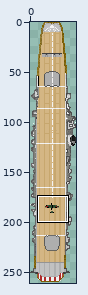
Sprite sheet -- Res/Japan/AircraftCarrier/Tahio.png. Above, an overview of the earlier version with the close-up marked.
Close-up. Old version:
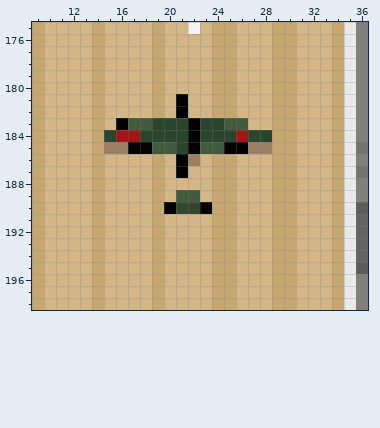
The file is 46x261 pixels. Colours within 5 levels of each other are drawn and written as one. Shown: x 9..36, y 175..198.
The same view after the edit:
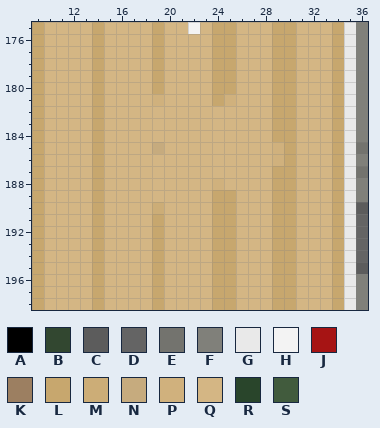
Palette (. is transparent): A #000000  B #324730  C #5c5c5c  D #646464  E #73736e  F #80807a  G #e9e9e9  H #f3f3f3  J #a61414  K #9c7f61  L #c7a76e  M #ccad77  N #c6ab7e  P #d0b17d  Q #d4b684  R #29452b  S #415b3d
The author wrote: Aggiunti Aerei alla Tahio
The edit:
Colour L becomes colour M in row 190 at x 19.
Colour S becomes colour N in row 185 at x 19.
Colour L becomes colour P in row 181 at x 19 and 25; in rows 185 to 186 at x 29; in row 188 at x 24.
Colour A becomes colour Q in rows 181 to 182 at x 21; in row 183 at x 16 and 22; in row 184 at x 22; in row 185 at x 17 to 18, 22 and 25 to 26; in rows 186 to 187 at x 21; in row 190 at x 20 and 23.
Colour B becomes colour Q in row 190 at x 21 to 22.
Colour J becomes colour Q in row 184 at x 16 to 17 and 26.
Colour K becomes colour Q in row 185 at x 15 to 16 and 27 to 28; in row 186 at x 22.
Colour L becomes colour Q in row 182 at x 19 and 24 to 25; in rows 186 to 187 at x 19 and 24 to 25; in row 188 at x 19 and 25; in row 189 at x 19.
Colour R becomes colour Q in row 183 at x 19 to 21 and 23 to 24; in row 184 at x 15, 18 to 21, 23 to 25 and 27 to 28; in row 185 at x 21.
Colour S becomes colour Q in row 183 at x 17 to 18 and 25 to 26; in row 185 at x 20 and 23 to 24; in row 189 at x 21 to 22.
